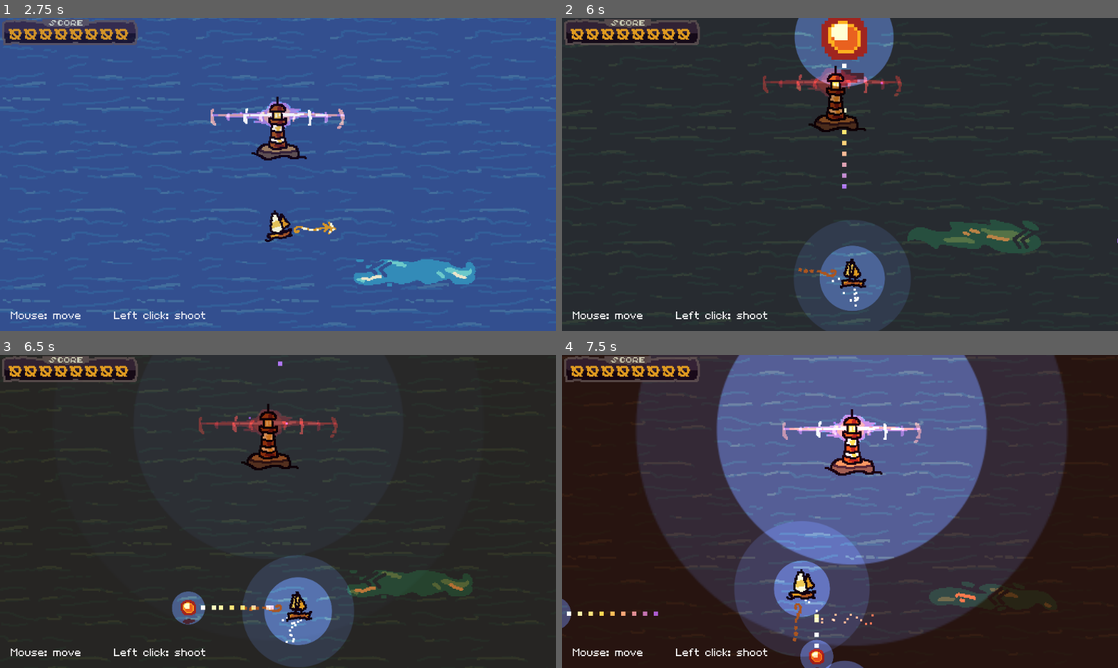
Above: before the commit, frames 1-4 (two rows, left to right).
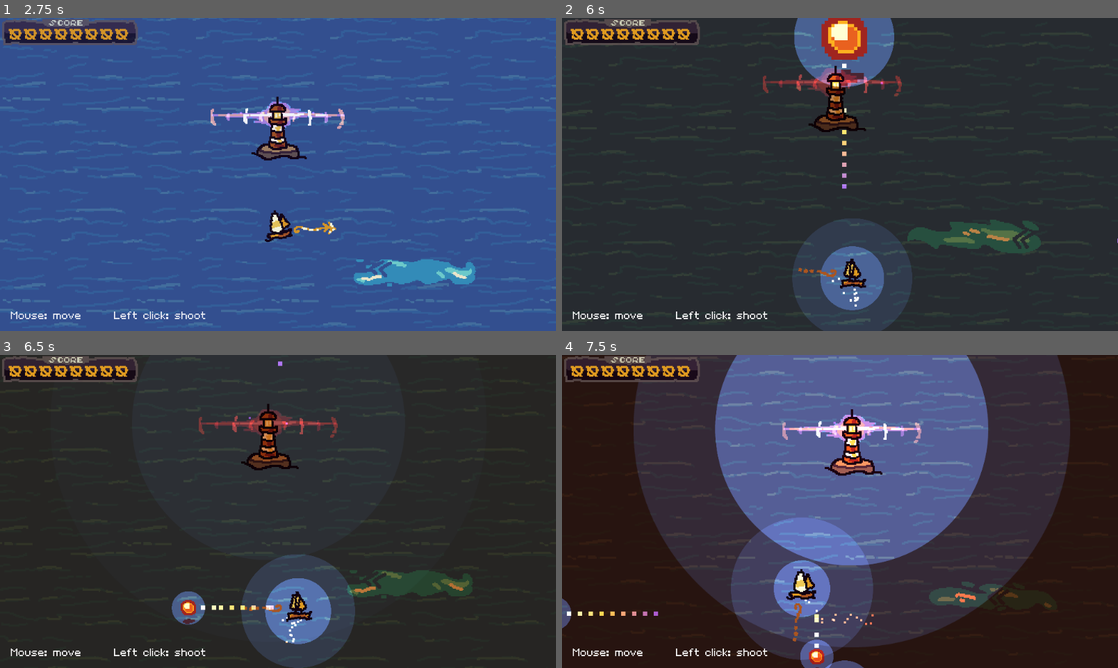
Above: after the commit, the same moments.

Repository: cagibi-dev/lighthouse-keeper
Game: Godot game, scene res://menu/TitleScreen.tscn
Same seed, same stepped clock (60 frames per second), same inputs: the game is played once before the commit and once after it.
Inputs (mouse positions are in pixels of both pictures, inside the frame that each line leads up to):
- Up to frame 1 (2.75 s): click "Play" at 0.5 s; click "> Click here to skip <" at 1.25 s; click "> Click here to skip <" at 2 s
- Up to frame 2 (6 s): tap Enter (ui_accept) at 2.75, 3.02, 3.77, 5.27 s; move the mouse to (962, 158) at 2.77 s; hold Right (move_right) 2.78-3.53 s; hold Space (shoot) 2.78-3.53 s; click (962, 158) at 2.92 s; move the mouse to (728, 190) at 3.52 s; hold Down (move_down) 3.53-4.28 s; tap Space (shoot) at 3.6, 5.1 s; move the mouse to (895, 105) at 4.27 s; hold Right (move_right) 4.28-5.03 s; hold Space (shoot) 4.28-5.03 s; move the mouse to (812, 237) at 5.02 s; hold Up (move_up) 5.03-5.78 s; click (812, 237) at 5.17 s; move the mouse to (1006, 221) at 5.77 s; hold Left (move_left) from 5.78 s (still down); hold Space (shoot) from 5.78 s (still down)
- Up to frame 3 (6.5 s): keep holding Left (move_left); keep holding Space (shoot); tap Enter (ui_accept) at 6.02 s
- Up to frame 4 (7.5 s): move the mouse to (673, 464) at 6.52 s; release Space (shoot) at 6.53 s; tap Space (shoot) at 6.6 s; tap Enter (ui_accept) at 6.77 s; move the mouse to (867, 511) at 7.27 s; release Left (move_left) at 7.28 s; hold Down (move_down) from 7.28 s (still down); hold Space (shoot) from 7.28 s (still down); click (867, 511) at 7.42 s

Frame 1 is identical in both runs. In frame 2, 0.4% of the frame differs, in the area x 41-63%, y 0-100%; in frame 3, 0.3%; in frame 4, 2.3%, in the area x 0-92%, y 0-100%.

Commit message:
Increase difficulty ceiling a bit and make light sharper

Diff:
--- a/enemies/BigPirate.tscn
+++ b/enemies/BigPirate.tscn
@@ -47,7 +47,7 @@
 
 [node name="Light2D" parent="." index="3"]
 scale = Vector2( 1.6, 1.6 )
-texture_scale = 0.2
+texture_scale = 0.05
 
 [node name="CollisionShape2D" parent="HitBox" index="0"]
 shape = SubResource( 3 )
--- a/enemies/SmallPirate.tscn
+++ b/enemies/SmallPirate.tscn
@@ -33,7 +33,7 @@
 "times": PoolRealArray( 0, 1, 2, 3 ),
 "transitions": PoolRealArray( 1, 1, 1, 1 ),
 "update": 0,
-"values": [ 0.2, 0.25, 0.2, 0.25 ]
+"values": [ 0.05, 0.06, 0.05, 0.06 ]
 }
 tracks/2/type = "value"
 tracks/2/path = NodePath(".:scale")
@@ -73,6 +73,7 @@
 
 [node name="Sprite" type="Sprite" parent="."]
 position = Vector2( 0, -9 )
+rotation = 0.174533
 texture = ExtResource( 1 )
 hframes = 2
 region_enabled = true
@@ -89,7 +90,7 @@
 [node name="Light2D" type="Light2D" parent="."]
 position = Vector2( -2, -10 )
 texture = ExtResource( 3 )
-texture_scale = 0.3
+texture_scale = 0.2
 energy = 0.8
 
 [node name="HitBox" type="Area2D" parent="."]
--- a/enemies/SpikyBall.tscn
+++ b/enemies/SpikyBall.tscn
@@ -48,7 +48,7 @@
 [node name="Light2D" type="Light2D" parent="."]
 position = Vector2( 0, -15 )
 texture = ExtResource( 3 )
-texture_scale = 0.2
+texture_scale = 0.05
 
 [node name="Explosion" type="AudioStreamPlayer2D" parent="."]
 stream = ExtResource( 4 )
--- a/items/Coin.tscn
+++ b/items/Coin.tscn
@@ -58,12 +58,12 @@
 
 [node name="SmallLight" type="Light2D" parent="."]
 texture = ExtResource( 1 )
-texture_scale = 0.15
+texture_scale = 0.04
 energy = 0.8
 
 [node name="BigLight" type="Light2D" parent="."]
 texture = ExtResource( 1 )
-texture_scale = 0.25
+texture_scale = 0.06
 energy = 0.5
 
 [node name="Caught" type="AudioStreamPlayer2D" parent="."]
--- a/lighthouse/LightHouse.gd
+++ b/lighthouse/LightHouse.gd
@@ -6,8 +6,8 @@
 
 func _process(_delta):
 	$LifeBar.value = life
-	$BigLight.texture_scale = 0.1 + (1.5 * life/100)
-	$SmallLight.texture_scale = 0.1 + (0.9 * life/100)
+	$BigLight.texture_scale = 0.025 + (1.5 * life/400)
+	$SmallLight.texture_scale = 0.025 + (0.9 * life/400)
 	if life <= 0:
 		emit_signal("gameover")
 		queue_free()
--- a/lighthouse/LightHouse.tscn
+++ b/lighthouse/LightHouse.tscn
@@ -11,16 +11,15 @@
 blend_mode = 1
 light_mode = 1
 
-[sub_resource type="AtlasTexture" id=8]
+[sub_resource type="AtlasTexture" id=2]
 atlas = ExtResource( 3 )
 region = Rect2( 0, 32, 128, 32 )
 
-[sub_resource type="AtlasTexture" id=9]
+[sub_resource type="AtlasTexture" id=3]
 atlas = ExtResource( 3 )
 region = Rect2( 0, 0, 128, 32 )
 
-[sub_resource type="Animation" id=2]
-resource_name = "badflicker"
+[sub_resource type="Animation" id=4]
 length = 2.0
 tracks/0/type = "value"
 tracks/0/path = NodePath(".:modulate")
@@ -47,8 +46,7 @@
 "values": [ Vector2( 3, 3 ), Vector2( -3, -3 ), Vector2( 2, 2 ), Vector2( -2, -2 ), Vector2( 1, 1 ), Vector2( -1, -1 ), Vector2( 0, 0 ) ]
 }
 
-[sub_resource type="Animation" id=3]
-resource_name = "flicker"
+[sub_resource type="Animation" id=5]
 length = 5.0
 loop = true
 tracks/0/type = "value"
@@ -94,8 +92,7 @@
 "values": [ Color( 1, 1, 1, 1 ), Color( 1, 1, 1, 1 ), Color( 0.572549, 0.572549, 0.945098, 0.572549 ), Color( 1, 1, 1, 1 ) ]
 }
 
-[sub_resource type="Animation" id=4]
-resource_name = "start"
+[sub_resource type="Animation" id=7]
 length = 6.0
 step = 1.0
 tracks/0/type = "value"
@@ -151,21 +148,23 @@
 margin_right = 64.0
 margin_bottom = -14.0
 value = 100.0
-texture_over = SubResource( 8 )
-texture_progress = SubResource( 9 )
+texture_over = SubResource( 2 )
+texture_progress = SubResource( 3 )
 fill_mode = 6
+tint_over = Color( 0.333333, 0.333333, 1, 0.333333 )
+tint_progress = Color( 0.857516, 0.857516, 0.981699, 0.857516 )
 __meta__ = {
 "_edit_use_anchors_": false
 }
 
 [node name="AnimationPlayer" type="AnimationPlayer" parent="LifeBar"]
 autoplay = "flicker"
-anims/badflicker = SubResource( 2 )
-anims/flicker = SubResource( 3 )
+anims/badflicker = SubResource( 4 )
+anims/flicker = SubResource( 5 )
 
 [node name="LongFlickerAnim" type="AnimationPlayer" parent="LifeBar"]
 autoplay = "anim"
-anims/anim = SubResource( 11 )
+anims/anim = SubResource( 6 )
 
 [node name="Sprite" type="Sprite" parent="."]
 position = Vector2( 2, -20 )
@@ -177,17 +176,17 @@
 
 [node name="Start" type="AnimationPlayer" parent="Sprite"]
 autoplay = "start"
-anims/start = SubResource( 4 )
+anims/start = SubResource( 7 )
 
 [node name="CollisionShape2D" type="CollisionShape2D" parent="."]
 position = Vector2( 0, -1 )
-shape = SubResource( 5 )
+shape = SubResource( 8 )
 
 [node name="SmallLight" type="Light2D" parent="."]
 position = Vector2( 0, -32 )
 texture = ExtResource( 1 )
 texture_scale = 0.6
-energy = 0.0
+energy = 0.8
 __meta__ = {
 "_edit_lock_": true
 }
@@ -196,7 +195,7 @@
 position = Vector2( 0, -32 )
 texture = ExtResource( 1 )
 texture_scale = 1.2
-energy = 0.0
+energy = 0.5
 __meta__ = {
 "_edit_lock_": true
 }
--- a/player/Player.tscn
+++ b/player/Player.tscn
@@ -58,7 +58,7 @@
 "times": PoolRealArray( 0, 1, 2, 3 ),
 "transitions": PoolRealArray( 1, 1, 1, 1 ),
 "update": 0,
-"values": [ 0.25, 0.2, 0.25, 0.2 ]
+"values": [ 0.06, 0.05, 0.06, 0.05 ]
 }
 tracks/1/type = "value"
 tracks/1/path = NodePath("BigLight:texture_scale")
@@ -70,7 +70,7 @@
 "times": PoolRealArray( 0, 1, 2, 3 ),
 "transitions": PoolRealArray( 1, 1, 1, 1 ),
 "update": 0,
-"values": [ 0.4, 0.5, 0.4, 0.5 ]
+"values": [ 0.1, 0.13, 0.1, 0.13 ]
 }
 tracks/2/type = "value"
 tracks/2/path = NodePath("Sprite:rotation_degrees")
@@ -131,7 +131,7 @@
 position = Vector2( 0, -4 )
 texture = ExtResource( 3 )
 texture_scale = 0.25
-energy = 0.0
+energy = 0.8
 
 [node name="Start" type="AnimationPlayer" parent="SmallLight"]
 autoplay = "start"
@@ -141,7 +141,7 @@
 position = Vector2( 0, -4 )
 texture = ExtResource( 3 )
 texture_scale = 0.4
-energy = 0.0
+energy = 0.5
 
 [node name="AnimationPlayer" type="AnimationPlayer" parent="."]
 autoplay = "default"
--- a/player/PlayerBullet.tscn
+++ b/player/PlayerBullet.tscn
@@ -46,7 +46,7 @@
 [node name="Light2D" type="Light2D" parent="."]
 position = Vector2( 0, -12 )
 texture = ExtResource( 3 )
-texture_scale = 0.12
+texture_scale = 0.03
 energy = 0.8
 
 [node name="VisibilityNotifier2D" type="VisibilityNotifier2D" parent="."]
--- a/world/World.gd
+++ b/world/World.gd
@@ -60,7 +60,7 @@
 		$LightHouse/Respawn.play()
 
 func _on_PirateSpawner_timeout():
-	if $PirateSpawner.wait_time > 0.8:
+	if $PirateSpawner.wait_time > 0.75:
 		$PirateSpawner.wait_time *= 0.986
 	if has_node("LightHouse"):
 		var my_pirate: Node2D
Not shown: 5 places in lighthouse/LightHouse.tscn that only renumber resources
Binary file changed: world/light.png
